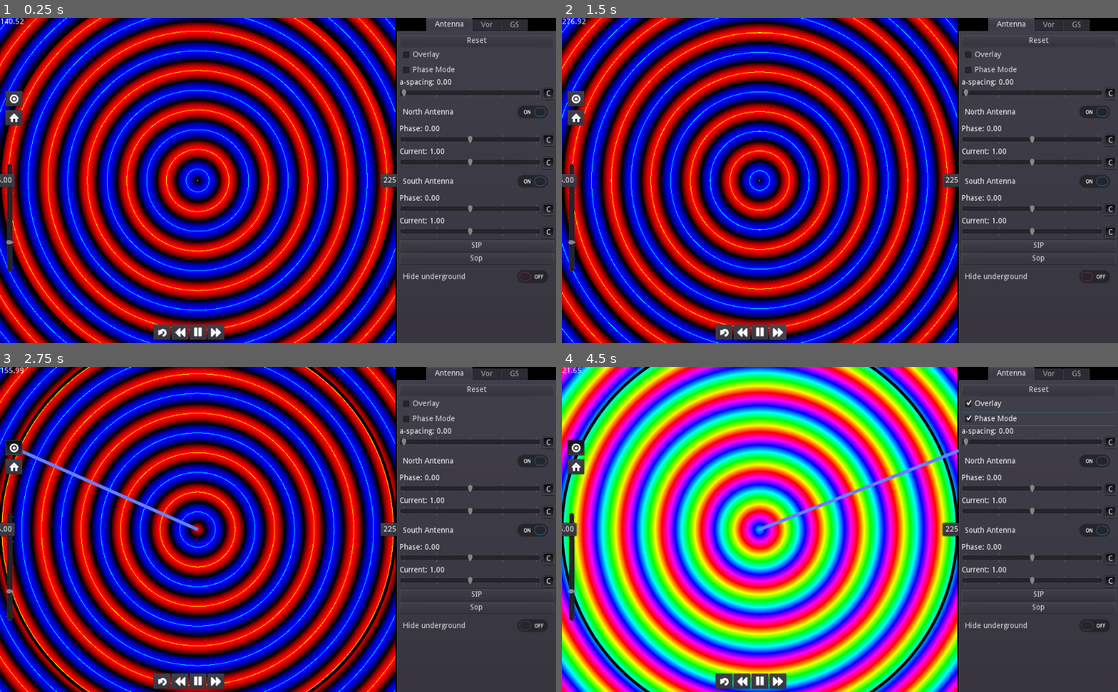
Above: before the commit, frames 1-4 (two rows, left to right).
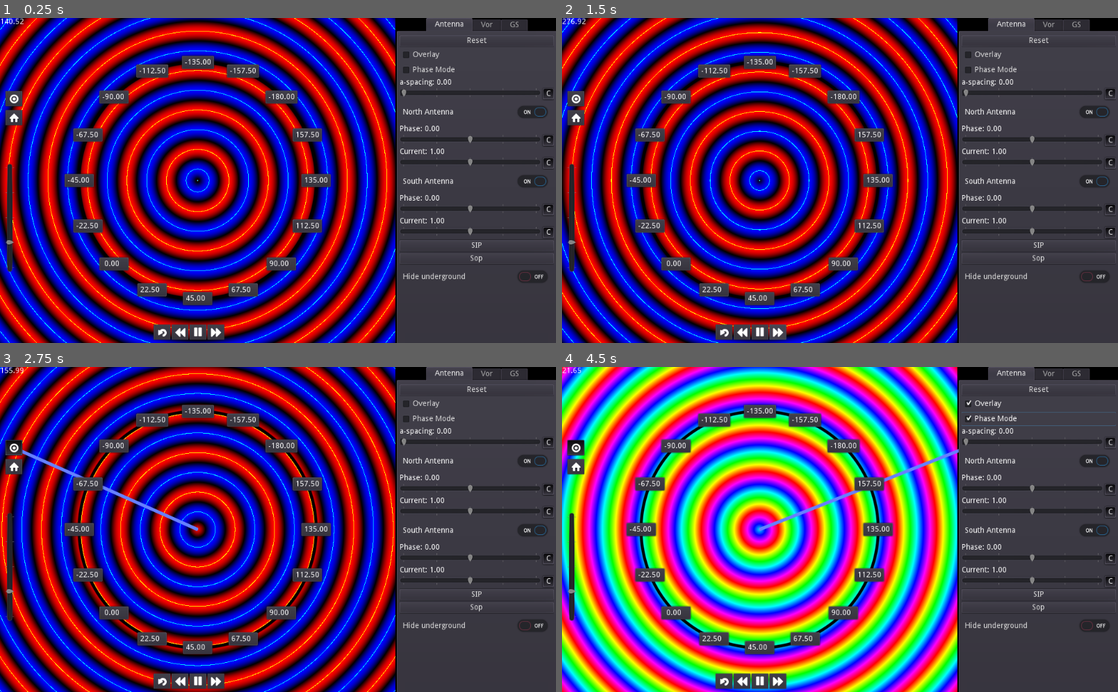
Above: after the commit, the same moments.

Repository: scapegoat57/NavSim
Game: Godot game, scene res://AntennaGraph.tscn
Same seed, same stepped clock (60 frames per second), same inputs: the game is played once before the commit and once after it.
Inputs (mouse positions are in pixels of both pictures, inside the frame that each line leads up to):
- Up to frame 1 (0.25 s): no input
- Up to frame 2 (1.5 s): click (739, 333) at 0.5 s; click (778, 333) at 1.25 s
- Up to frame 3 (2.75 s): click (11, 448) at 2 s
- Up to frame 4 (4.5 s): click (573, 467) at 2.75 s; click "Overlay" at 3.5 s; click "Phase Mode" at 4.25 s

The runs differ from the first frame. In frame 1, 5.9% of the frame differs, in the area x 0-72%, y 0-100%; in frame 2, 5.3%; in frame 3, 6.3%; in frame 4, 6.6%.

Commit message:
add all 16 monitor antennas

Diff:
--- a/project/AntennaGraph.tscn
+++ b/project/AntennaGraph.tscn
@@ -182,7 +182,7 @@
 margin_bottom = 143.0
 script = ExtResource( 19 )
 graph_path = NodePath("../Graph")
-graph_pos = Vector2( 0, 5 )
+distance = 3.0
 
 [node name="Label" type="Label" parent="Graph Panel/PhaseReader"]
 margin_left = 7.0
@@ -192,13 +192,14 @@
 text = "000.00"
 
 [node name="PhaseReader2" type="PanelContainer" parent="Graph Panel"]
-margin_left = 568.0
-margin_top = 286.0
-margin_right = 626.0
-margin_bottom = 314.0
-script = ExtResource( 19 )
-graph_path = NodePath("../Graph")
-graph_pos = Vector2( 5, 0 )
+margin_left = 336.0
+margin_top = 115.0
+margin_right = 394.0
+margin_bottom = 143.0
+script = ExtResource( 19 )
+graph_path = NodePath("../Graph")
+distance = 3.0
+angle = 22.5
 
 [node name="Label" type="Label" parent="Graph Panel/PhaseReader2"]
 margin_left = 7.0
@@ -208,13 +209,14 @@
 text = "000.00"
 
 [node name="PhaseReader3" type="PanelContainer" parent="Graph Panel"]
-margin_left = 568.0
-margin_top = 286.0
-margin_right = 626.0
-margin_bottom = 314.0
-script = ExtResource( 19 )
-graph_path = NodePath("../Graph")
-graph_pos = Vector2( -5, 0 )
+margin_left = 336.0
+margin_top = 115.0
+margin_right = 394.0
+margin_bottom = 143.0
+script = ExtResource( 19 )
+graph_path = NodePath("../Graph")
+distance = 3.0
+angle = 45.0
 
 [node name="Label" type="Label" parent="Graph Panel/PhaseReader3"]
 margin_left = 7.0
@@ -224,15 +226,220 @@
 text = "000.00"
 
 [node name="PhaseReader4" type="PanelContainer" parent="Graph Panel"]
-margin_left = 568.0
-margin_top = 286.0
-margin_right = 626.0
-margin_bottom = 314.0
-script = ExtResource( 19 )
-graph_path = NodePath("../Graph")
-graph_pos = Vector2( 0, -5 )
+margin_left = 336.0
+margin_top = 115.0
+margin_right = 394.0
+margin_bottom = 143.0
+script = ExtResource( 19 )
+graph_path = NodePath("../Graph")
+distance = 3.0
+angle = 67.5
 
 [node name="Label" type="Label" parent="Graph Panel/PhaseReader4"]
+margin_left = 7.0
+margin_top = 7.0
+margin_right = 51.0
+margin_bottom = 21.0
+text = "000.00"
+
+[node name="PhaseReader5" type="PanelContainer" parent="Graph Panel"]
+margin_left = 336.0
+margin_top = 115.0
+margin_right = 394.0
+margin_bottom = 143.0
+script = ExtResource( 19 )
+graph_path = NodePath("../Graph")
+distance = 3.0
+angle = 90.0
+
+[node name="Label" type="Label" parent="Graph Panel/PhaseReader5"]
+margin_left = 7.0
+margin_top = 7.0
+margin_right = 51.0
+margin_bottom = 21.0
+text = "000.00"
+
+[node name="PhaseReader6" type="PanelContainer" parent="Graph Panel"]
+margin_left = 336.0
+margin_top = 115.0
+margin_right = 394.0
+margin_bottom = 143.0
+script = ExtResource( 19 )
+graph_path = NodePath("../Graph")
+distance = 3.0
+angle = 112.5
+
+[node name="Label" type="Label" parent="Graph Panel/PhaseReader6"]
+margin_left = 7.0
+margin_top = 7.0
+margin_right = 51.0
+margin_bottom = 21.0
+text = "000.00"
+
+[node name="PhaseReader7" type="PanelContainer" parent="Graph Panel"]
+margin_left = 336.0
+margin_top = 115.0
+margin_right = 394.0
+margin_bottom = 143.0
+script = ExtResource( 19 )
+graph_path = NodePath("../Graph")
+distance = 3.0
+angle = 135.0
+
+[node name="Label" type="Label" parent="Graph Panel/PhaseReader7"]
+margin_left = 7.0
+margin_top = 7.0
+margin_right = 51.0
+margin_bottom = 21.0
+text = "000.00"
+
+[node name="PhaseReader8" type="PanelContainer" parent="Graph Panel"]
+margin_left = 336.0
+margin_top = 115.0
+margin_right = 394.0
+margin_bottom = 143.0
+script = ExtResource( 19 )
+graph_path = NodePath("../Graph")
+distance = 3.0
+angle = 157.5
+
+[node name="Label" type="Label" parent="Graph Panel/PhaseReader8"]
+margin_left = 7.0
+margin_top = 7.0
+margin_right = 51.0
+margin_bottom = 21.0
+text = "000.00"
+
+[node name="PhaseReader9" type="PanelContainer" parent="Graph Panel"]
+margin_left = 336.0
+margin_top = 115.0
+margin_right = 394.0
+margin_bottom = 143.0
+script = ExtResource( 19 )
+graph_path = NodePath("../Graph")
+distance = 3.0
+angle = 180.0
+
+[node name="Label" type="Label" parent="Graph Panel/PhaseReader9"]
+margin_left = 7.0
+margin_top = 7.0
+margin_right = 51.0
+margin_bottom = 21.0
+text = "000.00"
+
+[node name="PhaseReader10" type="PanelContainer" parent="Graph Panel"]
+margin_left = 336.0
+margin_top = 115.0
+margin_right = 394.0
+margin_bottom = 143.0
+script = ExtResource( 19 )
+graph_path = NodePath("../Graph")
+distance = 3.0
+angle = 202.5
+
+[node name="Label" type="Label" parent="Graph Panel/PhaseReader10"]
+margin_left = 7.0
+margin_top = 7.0
+margin_right = 51.0
+margin_bottom = 21.0
+text = "000.00"
+
+[node name="PhaseReader11" type="PanelContainer" parent="Graph Panel"]
+margin_left = 336.0
+margin_top = 115.0
+margin_right = 394.0
+margin_bottom = 143.0
+script = ExtResource( 19 )
+graph_path = NodePath("../Graph")
+distance = 3.0
+angle = 225.0
+
+[node name="Label" type="Label" parent="Graph Panel/PhaseReader11"]
+margin_left = 7.0
+margin_top = 7.0
+margin_right = 51.0
+margin_bottom = 21.0
+text = "000.00"
+
+[node name="PhaseReader12" type="PanelContainer" parent="Graph Panel"]
+margin_left = 336.0
+margin_top = 115.0
+margin_right = 394.0
+margin_bottom = 143.0
+script = ExtResource( 19 )
+graph_path = NodePath("../Graph")
+distance = 3.0
+angle = 247.5
+
+[node name="Label" type="Label" parent="Graph Panel/PhaseReader12"]
+margin_left = 7.0
+margin_top = 7.0
+margin_right = 51.0
+margin_bottom = 21.0
+text = "000.00"
+
+[node name="PhaseReader13" type="PanelContainer" parent="Graph Panel"]
+margin_left = 336.0
+margin_top = 115.0
+margin_right = 394.0
+margin_bottom = 143.0
+script = ExtResource( 19 )
+graph_path = NodePath("../Graph")
+distance = 3.0
+angle = 270.0
+
+[node name="Label" type="Label" parent="Graph Panel/PhaseReader13"]
+margin_left = 7.0
+margin_top = 7.0
+margin_right = 51.0
+margin_bottom = 21.0
+text = "000.00"
+
+[node name="PhaseReader14" type="PanelContainer" parent="Graph Panel"]
+margin_left = 336.0
+margin_top = 115.0
+margin_right = 394.0
+margin_bottom = 143.0
+script = ExtResource( 19 )
+graph_path = NodePath("../Graph")
+distance = 3.0
+angle = 292.5
+
+[node name="Label" type="Label" parent="Graph Panel/PhaseReader14"]
+margin_left = 7.0
+margin_top = 7.0
+margin_right = 51.0
+margin_bottom = 21.0
+text = "000.00"
+
+[node name="PhaseReader15" type="PanelContainer" parent="Graph Panel"]
+margin_left = 336.0
+margin_top = 115.0
+margin_right = 394.0
+margin_bottom = 143.0
+script = ExtResource( 19 )
+graph_path = NodePath("../Graph")
+distance = 3.0
+angle = 315.0
+
+[node name="Label" type="Label" parent="Graph Panel/PhaseReader15"]
+margin_left = 7.0
+margin_top = 7.0
+margin_right = 51.0
+margin_bottom = 21.0
+text = "000.00"
+
+[node name="PhaseReader16" type="PanelContainer" parent="Graph Panel"]
+margin_left = 336.0
+margin_top = 115.0
+margin_right = 394.0
+margin_bottom = 143.0
+script = ExtResource( 19 )
+graph_path = NodePath("../Graph")
+distance = 3.0
+angle = 337.5
+
+[node name="Label" type="Label" parent="Graph Panel/PhaseReader16"]
 margin_left = 7.0
 margin_top = 7.0
 margin_right = 51.0
--- a/project/PhaseReader.gd
+++ b/project/PhaseReader.gd
@@ -1,6 +1,9 @@
 extends PanelContainer
 export var graph_path:NodePath
-export var graph_pos:Vector2
+export var distance:float
+export var angle:float
+
+var graph_pos:Vector2
 onready var label:=$Label
 onready var graph: RadiationGraph=get_node(graph_path)
 
@@ -8,6 +11,7 @@
 # Called when the node enters the scene tree for the first time.
 func _ready():
 	label.text="test"
+	graph_pos=Vector2(cos(deg2rad(angle)), sin(deg2rad(angle)))*distance
 
 
 
@@ -33,6 +37,9 @@
 
 	total_phase=rad2deg(total_phase - carrier_phase)
 	total_phase=fmod(total_phase, 360.0)
+	if total_phase+0.05 >=360: total_phase=0
 	if total_phase < 0: total_phase=total_phase + 360
-	if total_phase+0.01 >=360.0: total_phase=0
+	total_phase=total_phase-fmod(360-angle+90,360)
+	if total_phase<-180: total_phase+=360
+	else:if total_phase>180: total_phase-=360
 	label.text="%5.2f" % total_phase
--- a/project/radiation_shader.tres
+++ b/project/radiation_shader.tres
@@ -144,5 +144,5 @@
 	COLOR=mix(COLOR,vec4(0,1,1,1),filled_circle(ant2_pos,world_pos,0.0001) * ant2_enabled);
 	COLOR=mix(COLOR,vec4(1,1,0,1),filled_circle(ant3_pos,world_pos,0.0001) * ant3_enabled);
 	COLOR=mix(COLOR,vec4(1,1,1,1),filled_circle(ant4_pos,world_pos,0.0001) * ant4_enabled);
-	COLOR=mix(COLOR,vec4(0,0,0,1), circle(vec2(0), world_pos, 5.0, 0.1));
+	COLOR=mix(COLOR,vec4(0,0,0,1), circle(vec2(0), world_pos, 3.0, 0.1));
 }"
